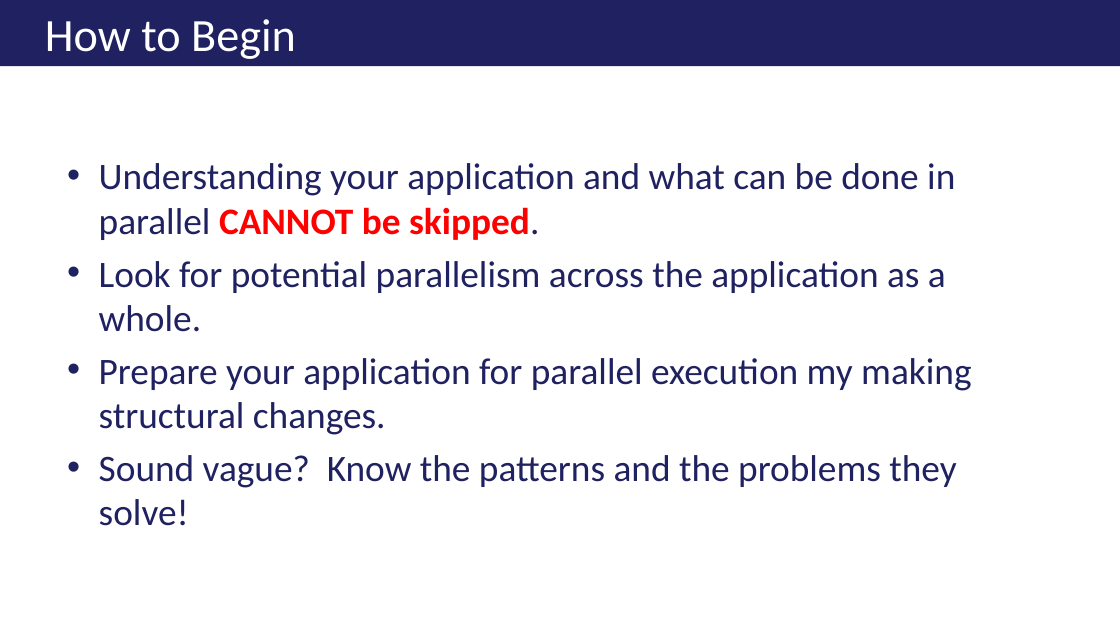
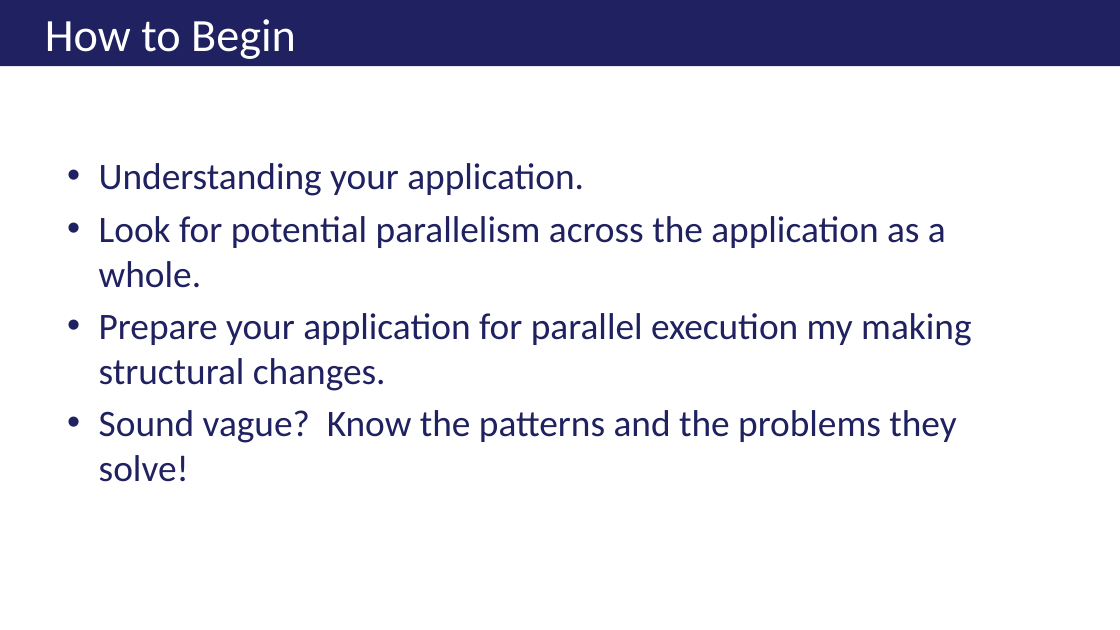
Before and after one commit to ericburcham/THasyINKnc, a slide deck: slide 13 of Presentation/THasINKync - 16x9.pptx. Drawn at 1120x630 pixels with LibreOffice and Linux fonts; fonts in the diff are those of the drawing; background and template pictures are left out. Boxes give left, top, right and bottom in pixels: in the first picture for what was removed or moved away, otherwise in the second. Text is boxed around its words. In the diff, an @@ line names an element or a change of style, - is before the commit and + after.

```diff
--- a/Presentation/THasINKync - 16x9.pptx
+++ b/Presentation/THasINKync - 16x9.pptx
@@ text at (x1=99, y1=163, x2=584, y2=196): text changed @@
-• Understanding your application and what can be done in parallel CANNOT be skipped.
+• Understanding your application.
```
Also in this commit, not shown: 5 other slides changed, 2 other files.
